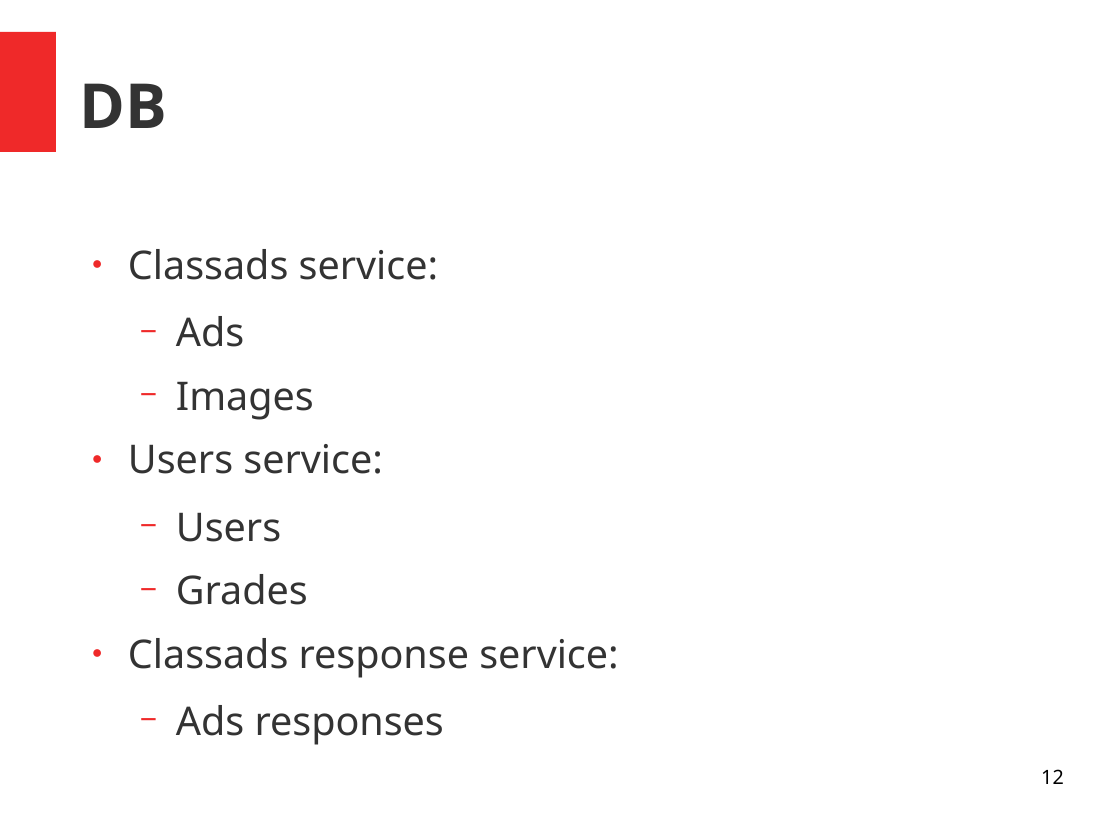
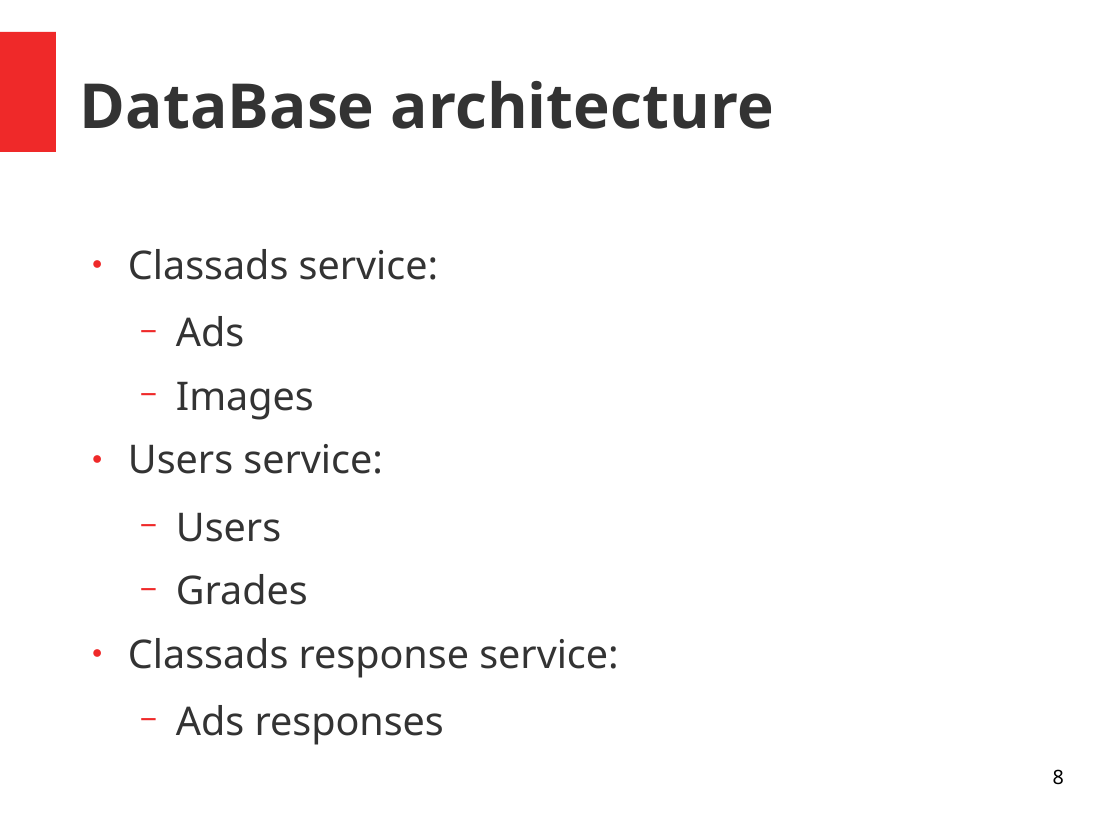
Before and after one commit to unige-pinfo-2019/PInfo3, a slide deck: slide 8 of Docs/Presentations/pres2.odp (slide 12 before the commit). Drawn at 1120x840 pixels with LibreOffice and Linux fonts; fonts in the diff are those of the drawing. Boxes give left, top, right and bottom in pixels: in the first picture for what was removed or moved away, otherwise in the second. Text is boxed around its words. In the diff, an @@ line names an element or a change of style, - is before the commit and + after.

```diff
--- a/Docs/Presentations/pres2.odp
+++ b/Docs/Presentations/pres2.odp
@@ title at (80,81,774,129): text changed @@
-DB
+DataBase architecture
@@ page number at (1053,769,1064,785): text changed @@
-12
+8
```
Also in this commit, not shown: 4 other slides changed, 7 slides added, 7 slides removed, 3 other files.
